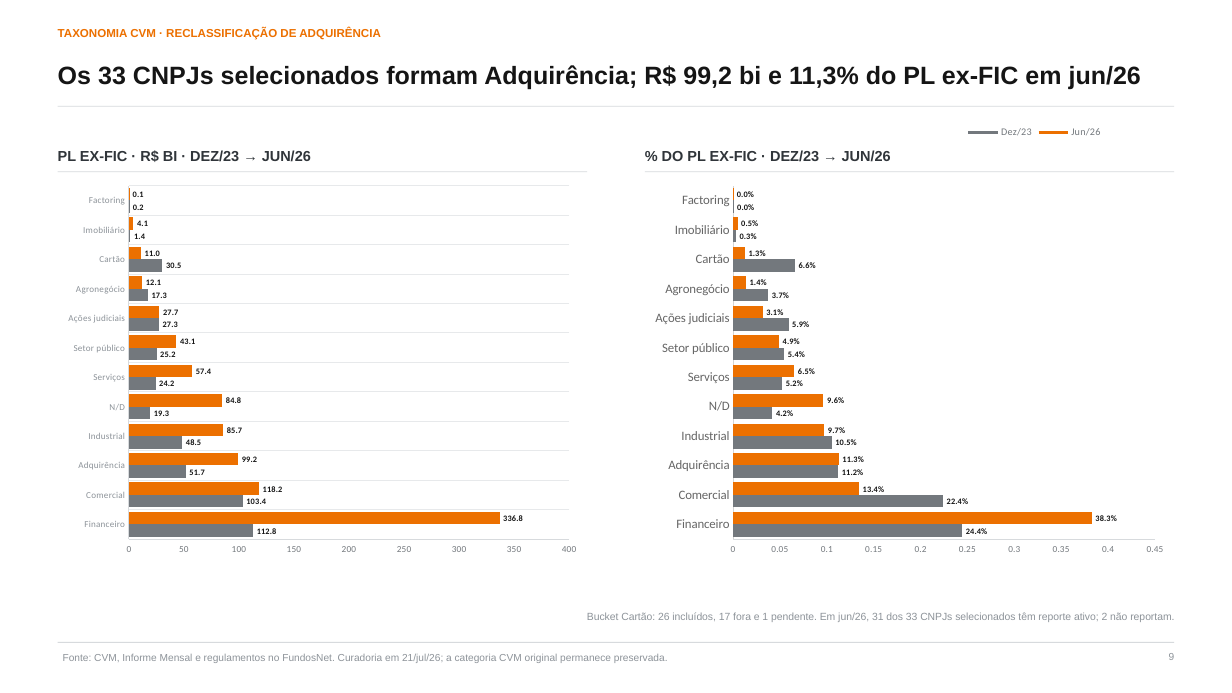
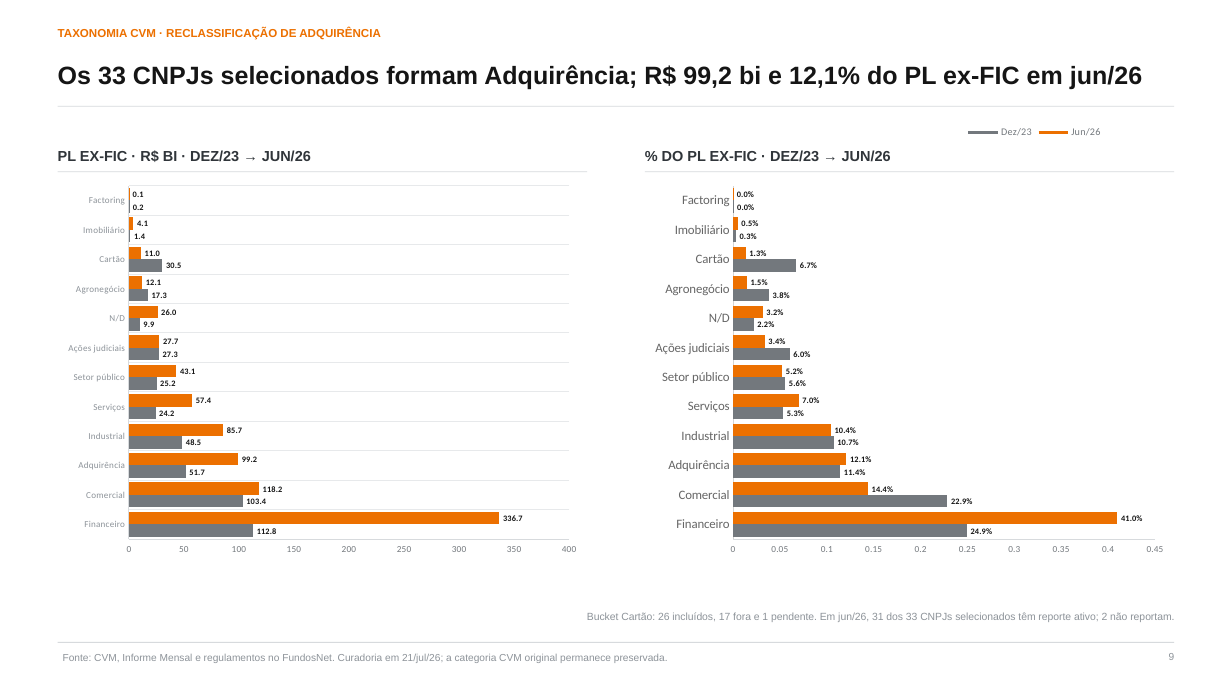
Before and after one commit to abalroar/fidc, a slide deck: slide 9 of data/industry_study/generated_revision/industry_executive_revised.pptx. Drawn at 1232x693 pixels with LibreOffice and Linux fonts; fonts in the diff are those of the drawing. Boxes give left, top, right and bottom in pixels: in the first picture for what was removed or moved away, otherwise in the second. Text is boxed around its words. In the diff, an @@ line names an element or a change of style, - is before the commit and + after.

```diff
--- a/data/industry_study/generated_revision/industry_executive_revised.pptx
+++ b/data/industry_study/generated_revision/industry_executive_revised.pptx
@@ text at (58, 65, 1142, 90): text changed @@
-Os 33 CNPJs selecionados formam Adquirência; R$ 99,2 bi e 11,3% do PL ex-FIC em jun/26
+Os 33 CNPJs selecionados formam Adquirência; R$ 99,2 bi e 12,1% do PL ex-FIC em jun/26
@@ bar chart at (57, 178, 587, 564) @@
-categories: Financeiro, Comercial, Adquirência, Industrial, N/D, Serviços, Setor público, Ações judiciais, Agronegócio, Cartão, Imobiliário, Factoring
+categories: Financeiro, Comercial, Adquirência, Industrial, Serviços, Setor público, Ações judiciais, N/D, Agronegócio, Cartão, Imobiliário, Factoring
-Series 1: 112.833684, 103.398745, 51.722856, 48.499678, 19.323681, 24.163748, 25.154518, 27.321446, 17.304261, 30.455625, 1.364757, 0.213305
+Series 1: 112.833684, 103.398745, 51.722856, 48.499678, 24.163748, 25.154518, 27.321446, 9.902417, 17.304261, 30.455625, 1.364757, 0.213305
-Series 2: 336.840393, 118.222027, 99.246541, 85.666852, 84.835523, 57.432324, 43.107876, 27.726827, 12.077797, 11.006444, 4.109102, 0.103641
+Series 2: 336.680429, 118.222027, 99.246541, 85.666852, 57.432324, 43.107876, 27.726827, 25.9817, 12.077797, 11.006444, 4.109102, 0.103641
@@ bar chart at (645, 178, 1175, 564) @@
-categories: Financeiro, Comercial, Adquirência, Industrial, N/D, Serviços, Setor público, Ações judiciais, Agronegócio, Cartão, Imobiliário, Factoring
+categories: Financeiro, Comercial, Adquirência, Industrial, Serviços, Setor público, Ações judiciais, N/D, Agronegócio, Cartão, Imobiliário, Factoring
-Series 1: 0.244358, 0.223925, 0.112013, 0.105033, 0.041848, 0.05233, 0.054476, 0.059169, 0.037475, 0.065956, 0.002956, 0.000462
+Series 1: 0.249447, 0.228589, 0.114346, 0.107221, 0.05342, 0.05561, 0.060401, 0.021892, 0.038255, 0.06733, 0.003017, 0.000472
-Series 2: 0.38261, 0.134286, 0.112732, 0.097307, 0.096363, 0.065236, 0.048965, 0.031494, 0.013719, 0.012502, 0.004667, 0.000118
+Series 2: 0.409905, 0.143934, 0.120832, 0.104299, 0.069923, 0.052483, 0.033757, 0.031632, 0.014705, 0.0134, 0.005003, 0.000126
```
Also in this commit, not shown: 41 other slides changed, 43 other files.
